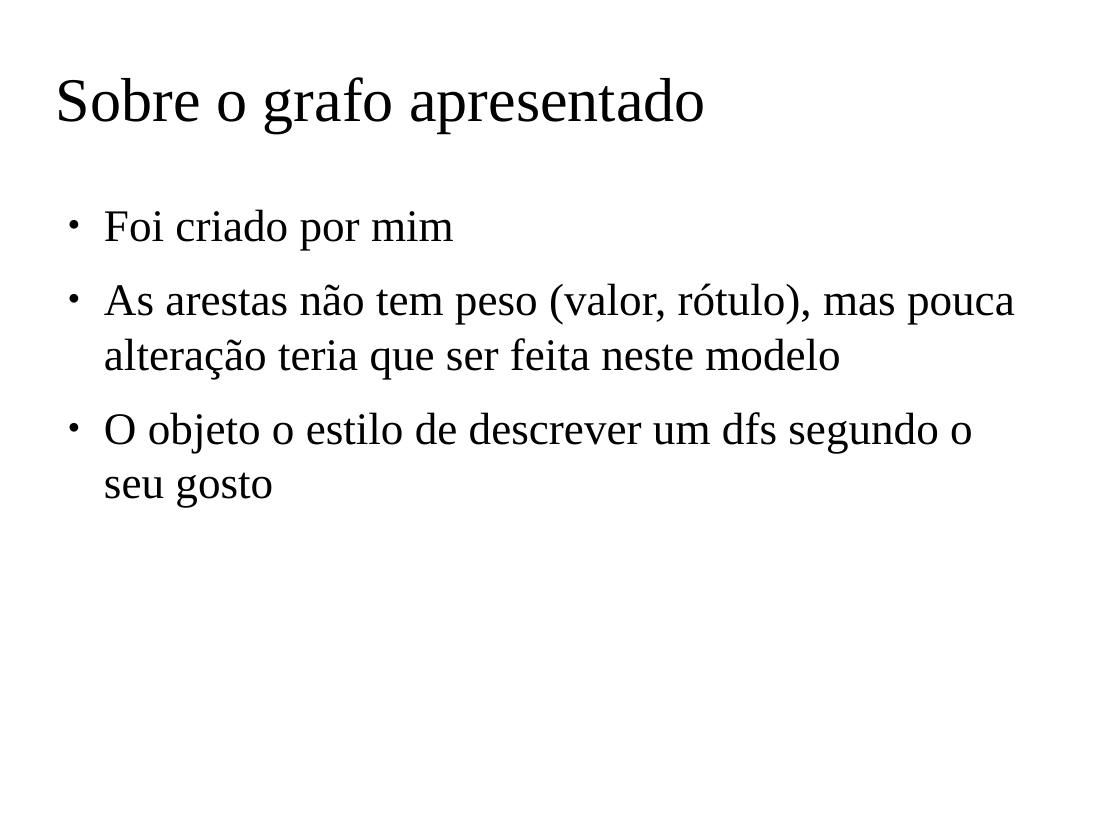
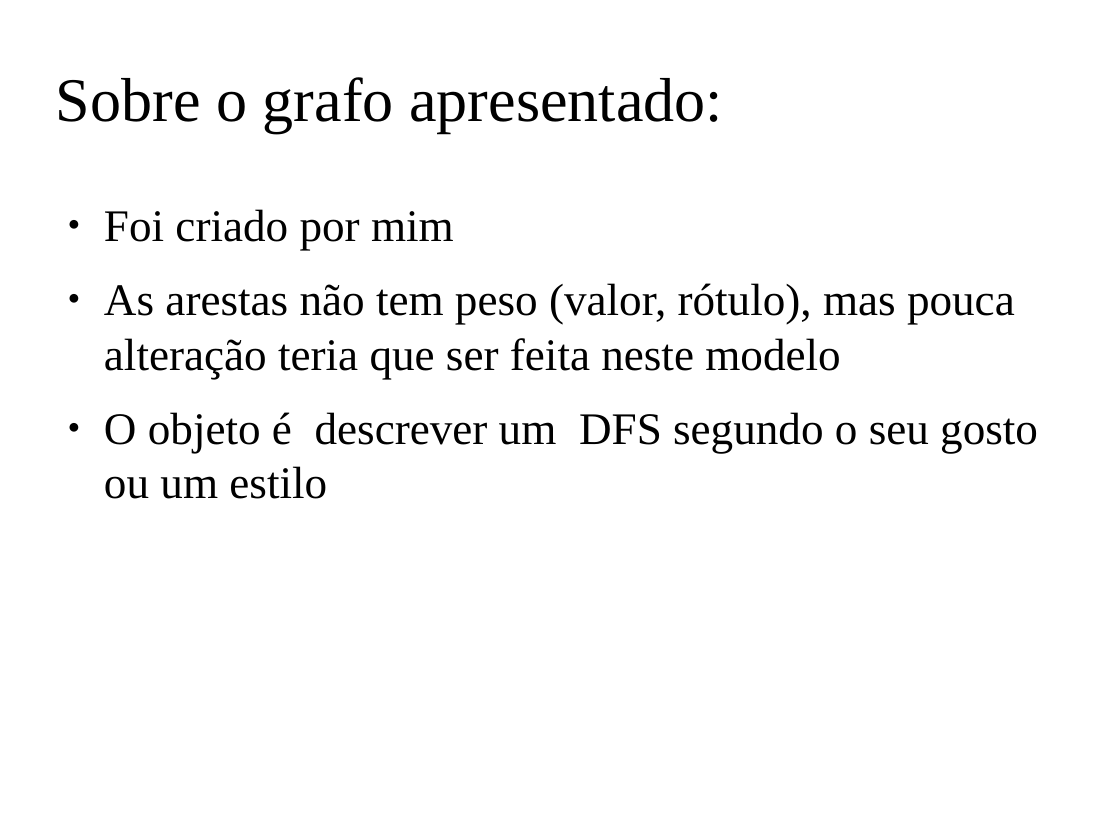
Before and after one commit to claudiosa/CCS, a slide deck: slide 7 of picat/YOUTUBE_dfs_jupyter_picat/slides_picat_jupyter_dfs.odp (slide 10 before the commit). Drawn at 1120x840 pixels with LibreOffice and Linux fonts; fonts in the diff are those of the drawing; background and template pictures are left out. Boxes give left, top, right and bottom in pixels: in the first picture for what was removed or moved away, otherwise in the second. Text is boxed around its words. In the diff, an @@ line names an element or a change of style, - is before the commit and + after.

```diff
--- a/picat/YOUTUBE_dfs_jupyter_picat/slides_picat_jupyter_dfs.odp
+++ b/picat/YOUTUBE_dfs_jupyter_picat/slides_picat_jupyter_dfs.odp
@@ title at [56, 77, 723, 133]: text changed @@
-Sobre o grafo apresentado
+Sobre o grafo apresentado:
@@ text at [104, 412, 1038, 499]: text changed @@
-● O objeto o estilo de descrever um dfs segundo o seu gosto
+● O objeto é descrever um DFS segundo o seu gosto ou um estilo
```
Also in this commit, not shown: 1 other slide changed, 3 slides added, 1 slide removed, 7 other files.
